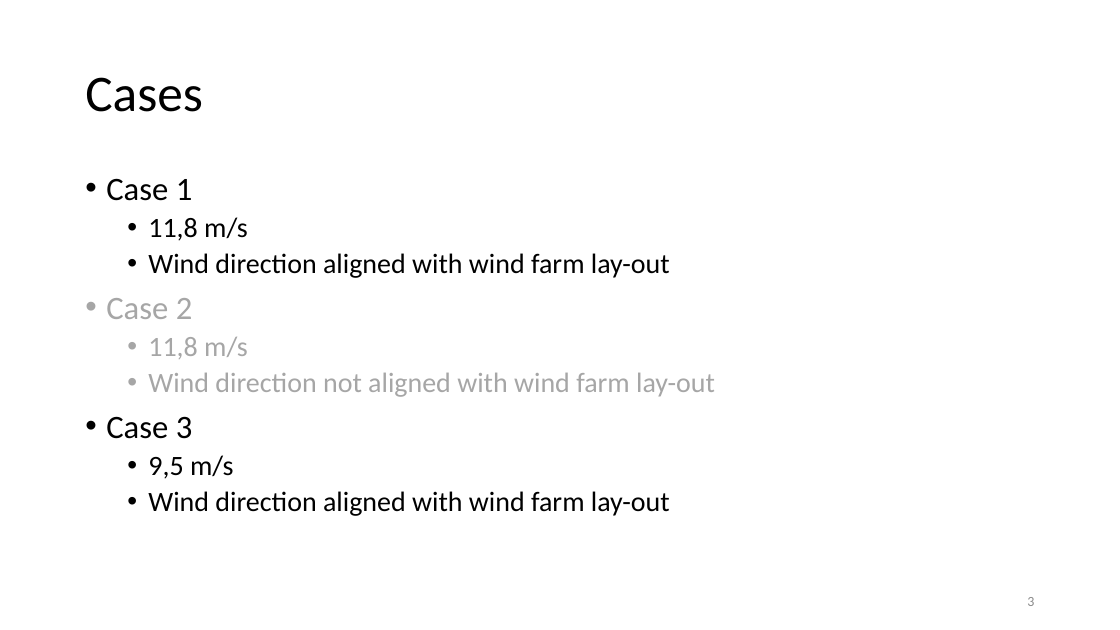
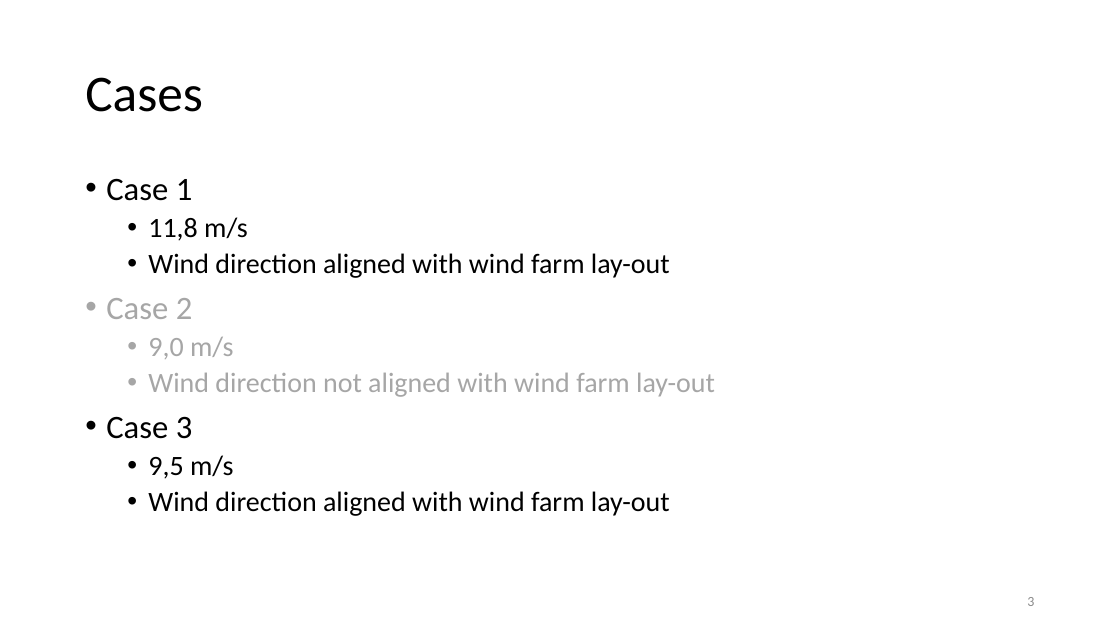
Before and after one commit to obossuyt/Thesis_Ottelien, a slide deck: slide 3 of Meetings & Official Documents/20180313_Meeting09.pptx. Drawn at 1120x630 pixels with LibreOffice and Linux fonts; fonts in the diff are those of the drawing. Boxes give left, top, right and bottom in pixels: in the first picture for what was removed or moved away, otherwise in the second. Text is boxed around its words. In the diff, an @@ line names an element or a change of style, - is before the commit and + after.

```diff
--- a/Meetings & Official Documents/20180313_Meeting09.pptx
+++ b/Meetings & Official Documents/20180313_Meeting09.pptx
@@ text at (148, 337, 234, 359): text changed @@
-  • 11,8 m/s
+  • 9,0 m/s
```
Also in this commit, not shown: 2 other files.
